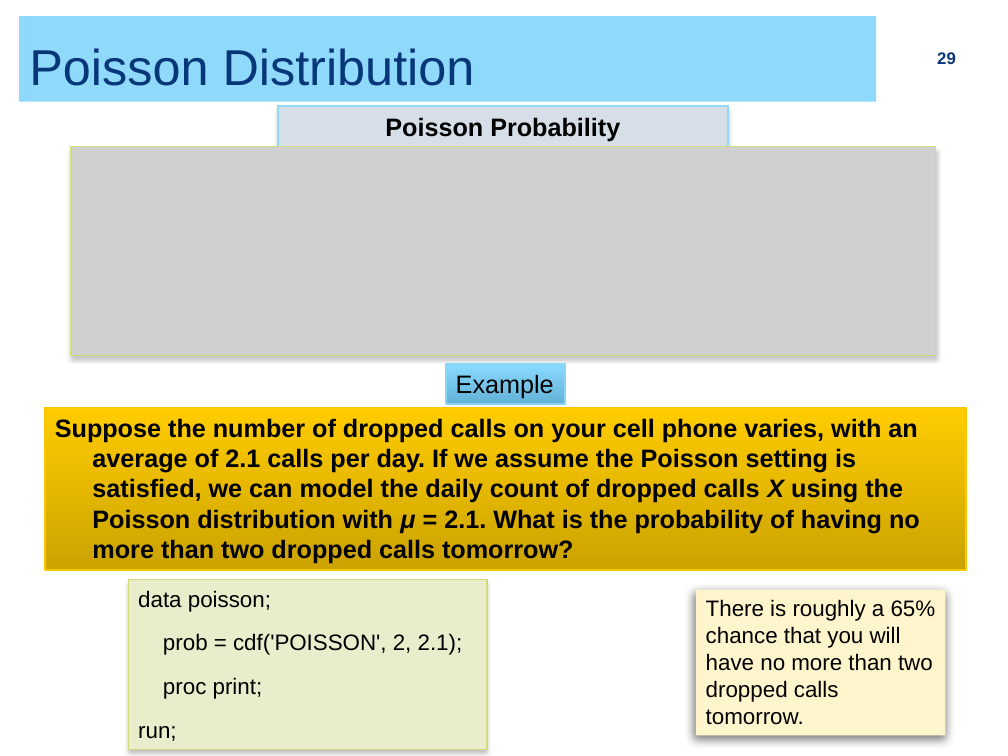
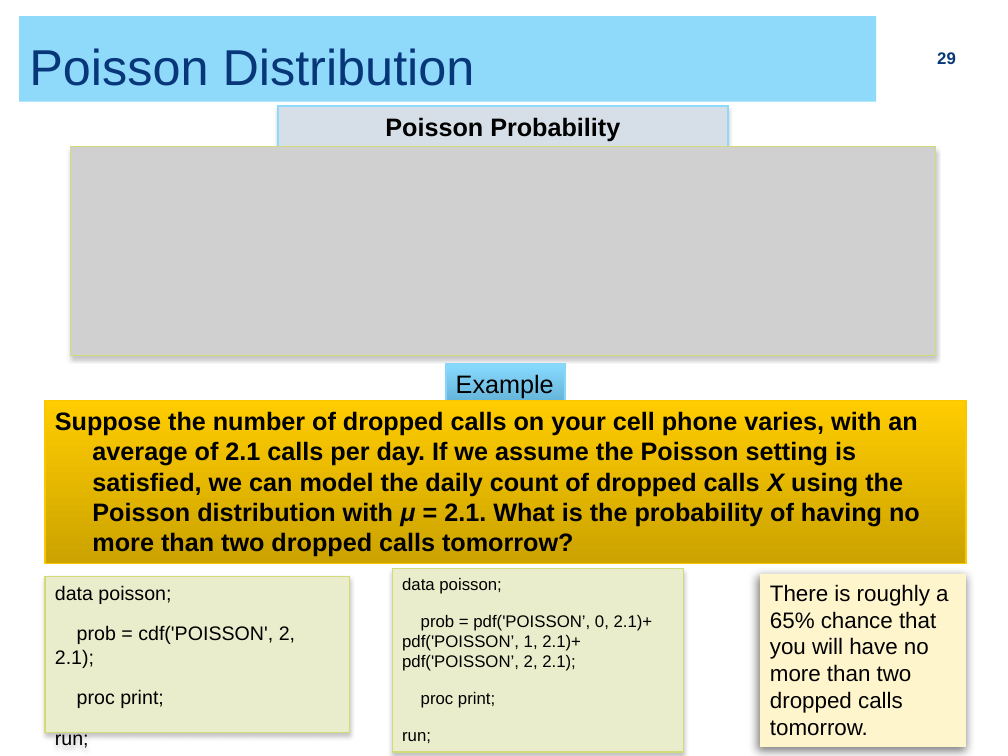
Before and after one commit to ZhiyangGeeZhou/ZhiyangGeeZhou.github.io, a slide deck: slide 29 of attach/UWM/UWM_PH702_2026Fall_Part05.pptx. Drawn at 1008x756 pixels with LibreOffice and Linux fonts; fonts in the diff are those of the drawing; grey boxes stand for pictures. Boxes give left, top, right and bottom in pixels: in the first picture for what was removed or moved away, otherwise in the second. Text is boxed around its words. In the diff, an @@ line names an element or a change of style, - is before the commit and + after.

```diff
--- a/attach/UWM/UWM_PH702_2026Fall_Part05.pptx
+++ b/attach/UWM/UWM_PH702_2026Fall_Part05.pptx
@@ rectangle "Suppose the number of dropped ...": place and size @@
-rectangle "Suppose the number of dropped ..." at (45,407,967,571)
+rectangle "Suppose the number of dropped ..." at (45,400,967,563)
@@ rectangle added at (392,569,683,752), fill #EAEDCB, outline #D2DA7A 0.79 pt, 12 pt, text #000000 @@
+data poisson;
+prob = pdf('POISSON’, 0, 2.1)+ pdf('POISSON’, 1, 2.1)+ pdf('POISSON’, 2, 2.1);
+proc print;
+run;
@@ rectangle "data poisson;": place and size @@
-rectangle "data poisson;" at (128,580,487,749)
+rectangle "data poisson;" at (45,577,350,733)
@@ rectangle "data poisson;" at (45,577,350,733): size 16 to 14 pt @@
@@ rectangle "There is roughly a 65% ...": place and size @@
-rectangle "There is roughly a 65% ..." at (696,590,946,736)
+rectangle "There is roughly a 65% ..." at (760,574,966,747)
```
Also in this commit, not shown: 2 other slides changed.
